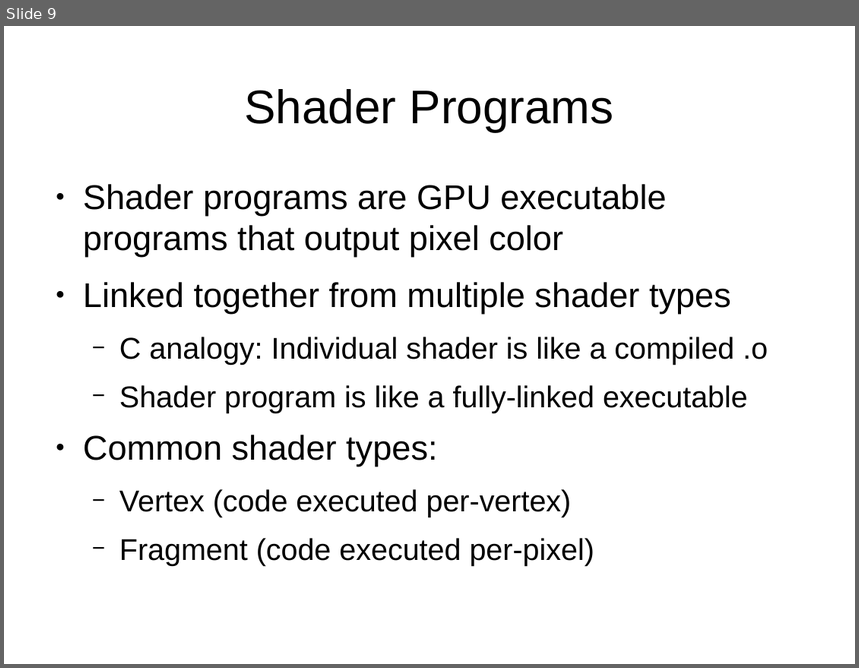
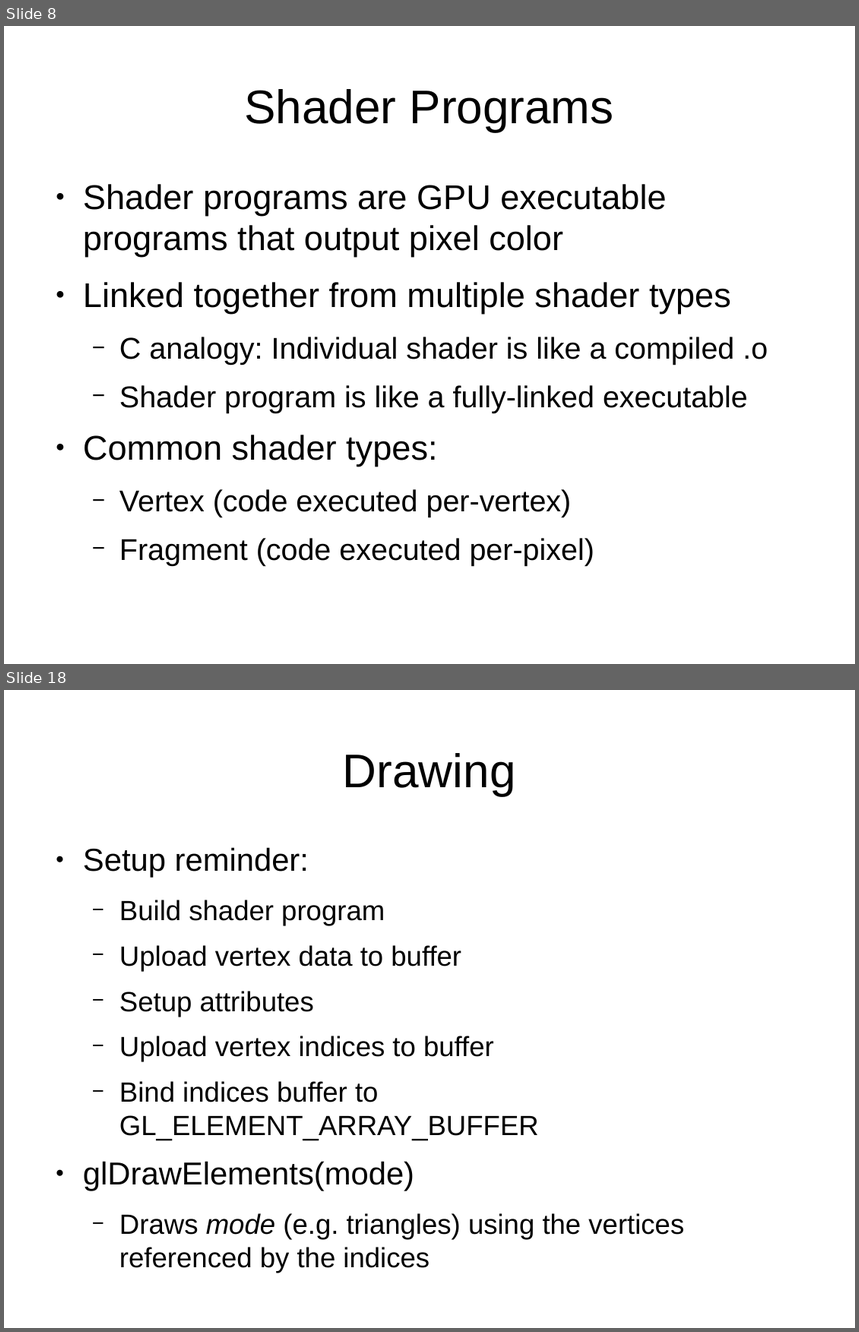
Before and after one commit to jayschwa/3d-opengl-presentation, a slide deck: Slides.odp. Shown one above the other, each under a label of ours: slide 9 before the commit, slides 8 and 18 after it; the slides between them are not shown. The pictures are 859x668 and 859x1332 pixels, drawn with LibreOffice and Linux fonts; fonts in the diff are those of the drawing. Boxes give left, top, right and bottom in pixels: in the first picture for what was removed or moved away, otherwise in the second. Text is boxed around its words. In the diff, an @@ line names an element or a change of style, - is before the commit and + after.

```diff
--- a/Slides.odp
+++ b/Slides.odp
@@ slide 18 added at <box>4,690,855,1328</box>, background #FFFFFF @@
@@ title added at <box>343,753,516,796</box>, 44 pt, text #000000 @@
+Drawing
@@ text added at <box>83,847,684,1273</box>, 25.9 pt, text #000000 @@
+● Setup reminder:
+  − Build shader program
+  − Upload vertex data to buffer
+  − Setup attributes
+  − Upload vertex indices to buffer
+  − Bind indices buffer to GL_ELEMENT_ARRAY_BUFFER
+● glDrawElements(mode)
+  − Draws mode (e.g. triangles) using the vertices referenced by the indices
@@ what was slide 9 is now slide 8 @@
```
Also in this commit, not shown: 4 slides changed, 8 other slides added.
